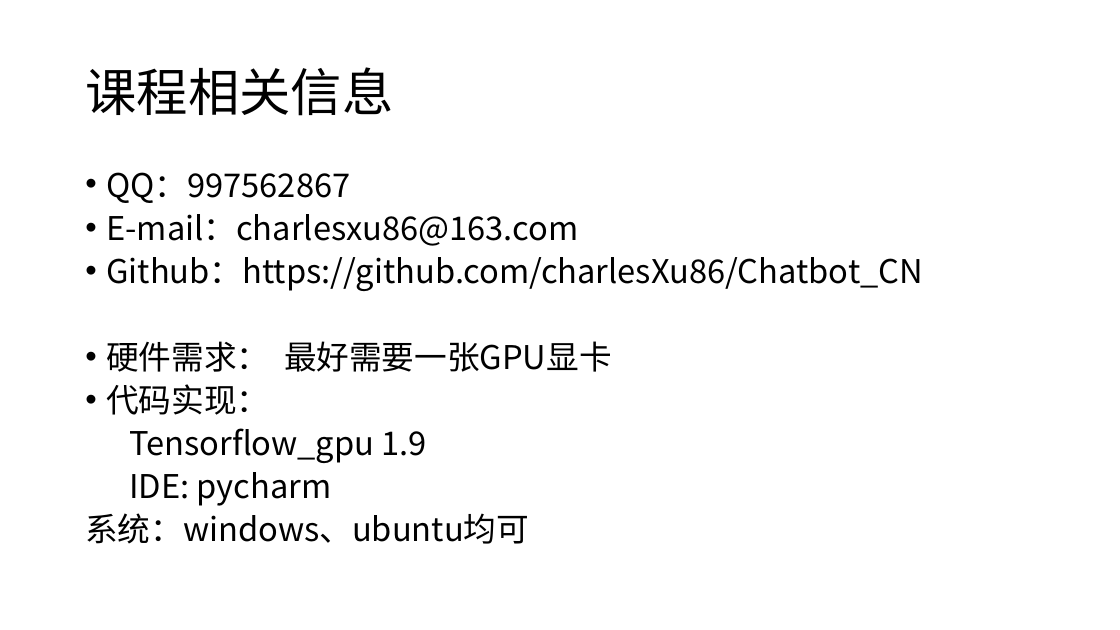
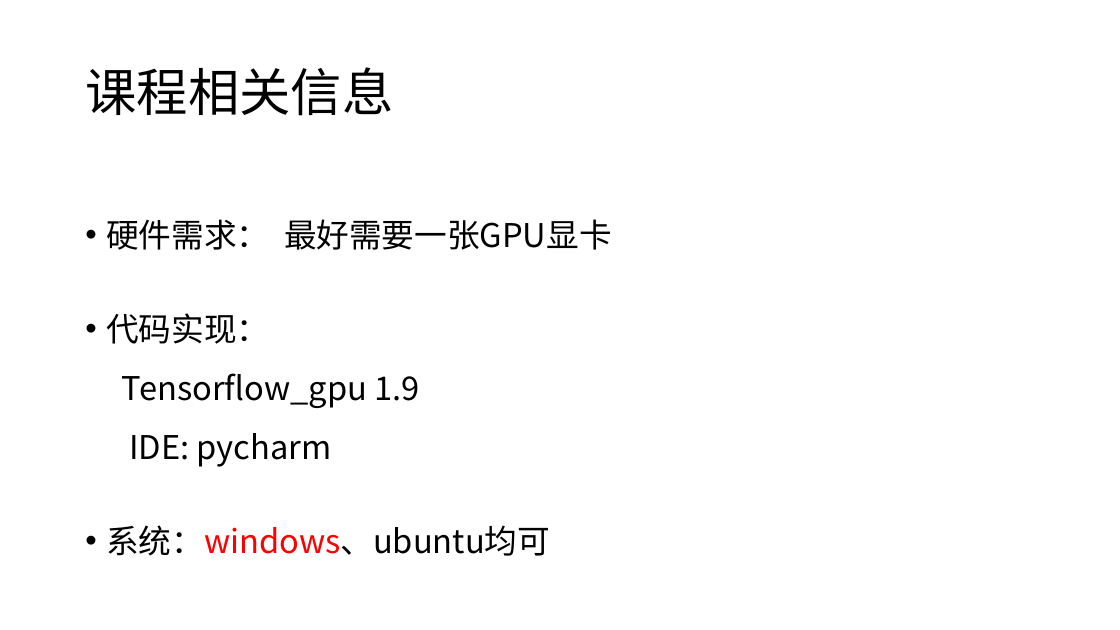
Before and after one commit to charlesXu86/Chatbot_CN, a slide deck: slide 4 of Chatbot_Doc/课程/自然语言处理-1.pptx (slide 3 before the commit). Drawn at 1120x630 pixels with LibreOffice and Linux fonts; fonts in the diff are those of the drawing. Boxes give left, top, right and bottom in pixels: in the first picture for what was removed or moved away, otherwise in the second. Text is boxed around its words. In the diff, an @@ line names an element or a change of style, - is before the commit and + after.

```diff
--- a/Chatbot_Doc/课程/自然语言处理-1.pptx
+++ b/Chatbot_Doc/课程/自然语言处理-1.pptx
@@ text "硬件需求： 最好需要一张GPU显卡" at <box>106,219,612,556</box>: text colour #000000 to #FF0000 in "系统：windows、ubuntu均可"; line spacing 0.8 to 2.1; line spacing 0.8 to 1.2; bullet none to • @@
@@ text at <box>106,172,923,291</box>: paragraphs removed @@
-• QQ：997562867
-• E-mail：charlesxu86@163.com
-• Github：https://github.com/charlesXu86/Chatbot_CN
```
Also in this commit, not shown: 7 other slides changed, 8 slides added, 1 slide removed.
